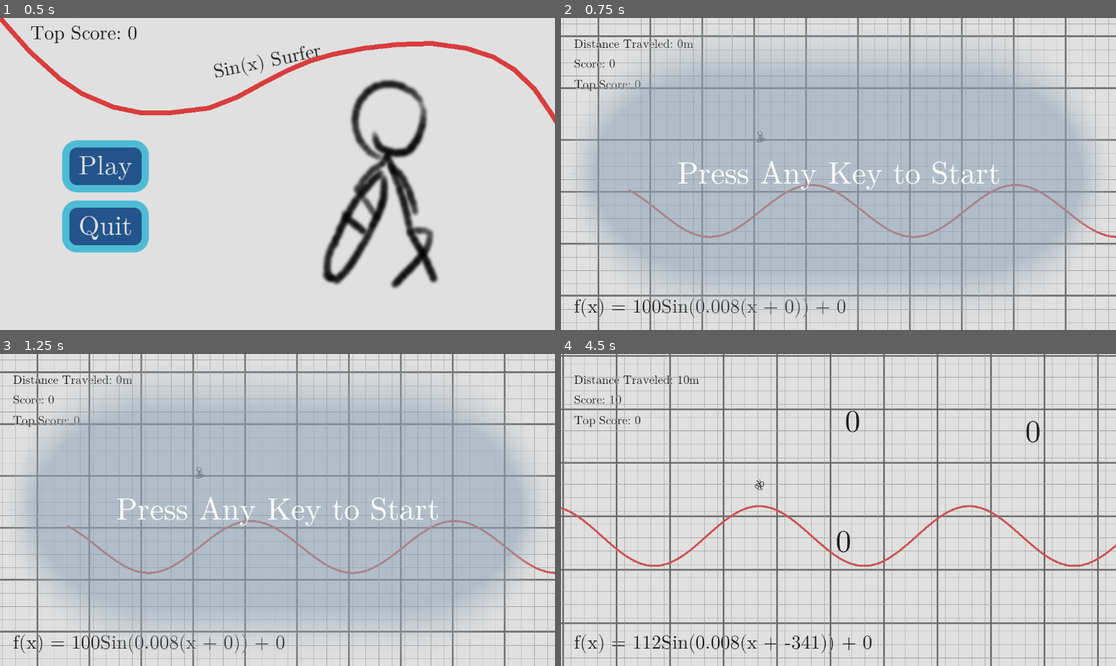
Above: before the commit, frames 1-4 (two rows, left to right).
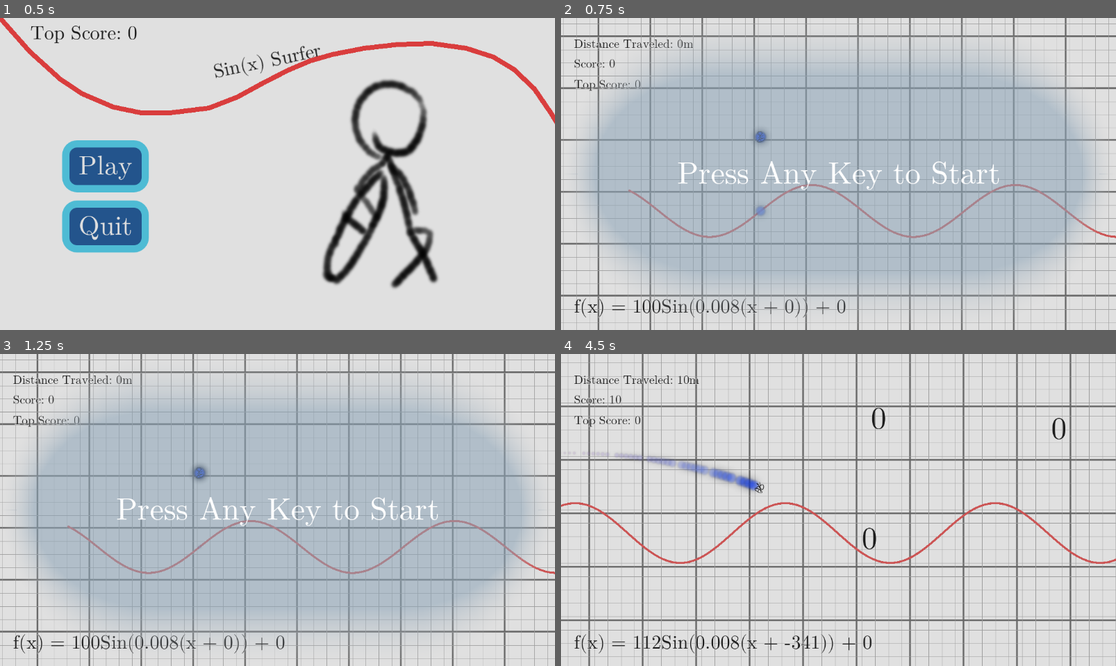
Above: after the commit, the same moments.

Repository: WillowMire/2025GameOffJam
Game: Godot game, scene res://scenes/title_menu.tscn
Same seed, same stepped clock (60 frames per second), same inputs: the game is played once before the commit and once after it.
Inputs:
- Up to frame 1 (0.5 s): no input
- Up to frame 2 (0.75 s): click "Play" at 0.5 s
- Up to frame 3 (1.25 s): no input
- Up to frame 4 (4.5 s): tap Enter at 1.25 s; hold Right (right) 1.28-2.03 s; hold Down (down) 2.03-2.78 s; hold Right (right) 2.78-3.53 s; hold Up (up) 3.53-4.28 s; hold Left (left) from 4.28 s (still down)

Frame 1 is identical in both runs. In frame 2, 0.1% of the frame differs, in the area x 34-38%, y 35-64%; in frame 3, 0.1%; in frame 4, 29%, in the area x 0-100%, y 0-100%.

Commit message:
added partical trail to player and made force besed on delta

Diff:
--- a/game-off-2025-sine-wave-game/project.godot
+++ b/game-off-2025-sine-wave-game/project.godot
@@ -18,6 +18,15 @@
 [autoload]
 
 _SaveLoad="*res://scripts/save_load.gd"
+
+[file_customization]
+
+folder_colors={
+"res://objects/": "red",
+"res://scenes/": "orange",
+"res://scripts/": "purple",
+"res://sprites/": "teal"
+}
 
 [input]
 
--- a/game-off-2025-sine-wave-game/scenes/arcade.tscn
+++ b/game-off-2025-sine-wave-game/scenes/arcade.tscn
@@ -8,6 +8,7 @@
 [ext_resource type="Texture2D" uid="uid://ph1epmacmkby" path="res://sprites/grid_2.png" id="6_8hgfh"]
 [ext_resource type="FontFile" uid="uid://qdr87ip5vrhv" path="res://fonts/latinmodern-math.otf" id="6_cmngb"]
 [ext_resource type="Texture2D" uid="uid://di155c1uocoxd" path="res://sprites/player_anim0001.png" id="6_sktuj"]
+[ext_resource type="Texture2D" uid="uid://cscm6unj1ieo1" path="res://sprites/circle_05.png" id="7_sktuj"]
 [ext_resource type="Script" uid="uid://bqeqeb3snc5k1" path="res://scripts/fx_controller.gd" id="7_utn3h"]
 
 [sub_resource type="Curve" id="Curve_658re"]
@@ -22,6 +23,37 @@
 
 [sub_resource type="CircleShape2D" id="CircleShape2D_8hgfh"]
 radius = 23.2
+
+[sub_resource type="Animation" id="Animation_iwdyi"]
+length = 0.001
+tracks/0/type = "value"
+tracks/0/imported = false
+tracks/0/enabled = true
+tracks/0/path = NodePath("Sprite2D:texture")
+tracks/0/interp = 1
+tracks/0/loop_wrap = true
+tracks/0/keys = {
+"times": PackedFloat32Array(0),
+"transitions": PackedFloat32Array(1),
+"update": 1,
+"values": [ExtResource("5_0ukt7")]
+}
+
+[sub_resource type="Animation" id="Animation_xwleh"]
+resource_name = "player_down"
+loop_mode = 1
+tracks/0/type = "value"
+tracks/0/imported = false
+tracks/0/enabled = true
+tracks/0/path = NodePath("Sprite2D:texture")
+tracks/0/interp = 1
+tracks/0/loop_wrap = true
+tracks/0/keys = {
+"times": PackedFloat32Array(0),
+"transitions": PackedFloat32Array(1),
+"update": 1,
+"values": [ExtResource("6_sktuj")]
+}
 
 [sub_resource type="Animation" id="Animation_m2wjg"]
 resource_name = "player_up"
@@ -39,37 +71,6 @@
 "values": [ExtResource("5_0ukt7")]
 }
 
-[sub_resource type="Animation" id="Animation_iwdyi"]
-length = 0.001
-tracks/0/type = "value"
-tracks/0/imported = false
-tracks/0/enabled = true
-tracks/0/path = NodePath("Sprite2D:texture")
-tracks/0/interp = 1
-tracks/0/loop_wrap = true
-tracks/0/keys = {
-"times": PackedFloat32Array(0),
-"transitions": PackedFloat32Array(1),
-"update": 1,
-"values": [ExtResource("5_0ukt7")]
-}
-
-[sub_resource type="Animation" id="Animation_xwleh"]
-resource_name = "player_down"
-loop_mode = 1
-tracks/0/type = "value"
-tracks/0/imported = false
-tracks/0/enabled = true
-tracks/0/path = NodePath("Sprite2D:texture")
-tracks/0/interp = 1
-tracks/0/loop_wrap = true
-tracks/0/keys = {
-"times": PackedFloat32Array(0),
-"transitions": PackedFloat32Array(1),
-"update": 1,
-"values": [ExtResource("6_sktuj")]
-}
-
 [sub_resource type="AnimationLibrary" id="AnimationLibrary_n02mf"]
 _data = {
 &"RESET": SubResource("Animation_iwdyi"),
@@ -172,6 +173,14 @@
 font = ExtResource("6_cmngb")
 font_size = 65
 outline_color = Color(0.8784314, 0.8784314, 0.8784314, 1)
+
+[sub_resource type="Curve" id="Curve_0ukt7"]
+_data = [Vector2(0, 1), 0.0, 0.033483136, 0, 0, Vector2(0.5838926, 0.21348321), -1.0044945, -1.0044945, 0, 0, Vector2(1, 0), 0.0, 0.0, 0, 0]
+point_count = 3
+
+[sub_resource type="Gradient" id="Gradient_0ukt7"]
+offsets = PackedFloat32Array(0, 0.15447155, 1)
+colors = PackedColorArray(0.08819997, 0.26656002, 0.98, 0.6745098, 0.3196, 0.44368, 0.94, 0.41568628, 1, 0.45999998, 0.45999998, 0)
 
 [node name="Arcade" type="Node2D" node_paths=PackedStringArray("player", "cam_guide", "cam", "obj_generator", "sin_label", "score_label", "top_score_label", "dist_traveled_label", "player_start_node", "fx_controller", "line")]
 script = ExtResource("1_wer3u")
@@ -236,7 +245,7 @@
 game_node = NodePath("..")
 anim_player = NodePath("AnimationPlayer")
 col_impulse_mult = 70.0
-col_force_mult = 170.0
+col_force_mult = 2300.0
 downhill_force_mult = 1.3
 max_velocity = 20000.0
 rebound_force = 18.0
@@ -248,7 +257,7 @@
 shape = SubResource("CircleShape2D_4ltp0")
 
 [node name="Sprite2D" type="Sprite2D" parent="PlayerObject"]
-z_index = 1
+z_index = 2
 scale = Vector2(0.471, 0.471)
 texture = ExtResource("5_0ukt7")
 region_rect = Rect2(3.105, 0, 115.895, 127.5)
@@ -522,10 +531,26 @@
 modulate = Color(0.61, 0.61, 0.61, 1)
 texture = ExtResource("6_8hgfh")
 
-[node name="FXController" type="Node" parent="."]
+[node name="FXController" type="Node" parent="." node_paths=PackedStringArray("text_pop_ups_node", "player_particles_node")]
 script = ExtResource("7_utn3h")
+text_pop_ups_node = NodePath("TextPopUps")
+player_particles_node = NodePath("PlayerParticles")
 
 [node name="TextPopUps" type="Node2D" parent="FXController"]
+
+[node name="PlayerParticles" type="Node2D" parent="FXController"]
+
+[node name="Trail" type="CPUParticles2D" parent="FXController/PlayerParticles"]
+amount = 64
+texture = ExtResource("7_sktuj")
+lifetime = 2.5
+speed_scale = 2.0
+spread = 0.0
+gravity = Vector2(0, 0)
+scale_amount_min = 0.2
+scale_amount_max = 0.2
+scale_amount_curve = SubResource("Curve_0ukt7")
+color_ramp = SubResource("Gradient_0ukt7")
 
 [connection signal="body_entered" from="PlayerObject/Area2D" to="PlayerObject" method="_on_area_2d_body_entered"]
 [connection signal="body_exited" from="PlayerObject/Area2D" to="PlayerObject" method="_on_area_2d_body_exited"]
--- a/game-off-2025-sine-wave-game/scripts/fx_controller.gd
+++ b/game-off-2025-sine-wave-game/scripts/fx_controller.gd
@@ -2,10 +2,16 @@
 class_name _FXController
 
 var new = preload("res://objects/text_pop_up.tscn")
+
+@export var text_pop_ups_node : Node2D
+@export var player_particles_node : Node2D
+
+func update_player_trail_pos(pos : Vector2):
+	player_particles_node.global_position = pos
 
 func inst_text_pop_up(pos : Vector2, text : String, color : Color):
 	var inst = new.instantiate()
 	inst.global_position = pos
 	inst.text = text
 	inst.color = color
-	$TextPopUps.add_child(inst)
+	text_pop_ups_node.add_child(inst)
--- a/game-off-2025-sine-wave-game/scripts/player_object.gd
+++ b/game-off-2025-sine-wave-game/scripts/player_object.gd
@@ -19,7 +19,10 @@
 	if height_to_reach.size() != points_per_height.size():
 		push_error("variables 'height_to_reach' and 'points+per_height' must be equal to fucntion correctly")
 
-func _physics_process(_delta: float) -> void:
+func _process(_delta: float) -> void:
+	game_node.fx_controller.update_player_trail_pos(self.global_position)
+
+func _physics_process(delta: float) -> void:
 	animation()
 
 	if game_node.game_ended: return
@@ -29,7 +32,7 @@
 		var dir = Vector2(1, game_node.sin_derivative_math(self.global_position.x))
 		if dir.y > 0:
 			d = downhill_force_mult
-		self.apply_central_force(dir.normalized() * col_force_mult * d)
+		self.apply_central_force(dir.normalized() * col_force_mult * d * delta)
 
 	if is_player_below_wave():
 		snap_player_above_wave()
Not shown: 1 places in game-off-2025-sine-wave-game/scenes/arcade.tscn that only renumber resources
Binary file added: game-off-2025-sine-wave-game/sprites/circle_05.png
Not shown, added: game-off-2025-sine-wave-game/sprites/circle_05.png.import
